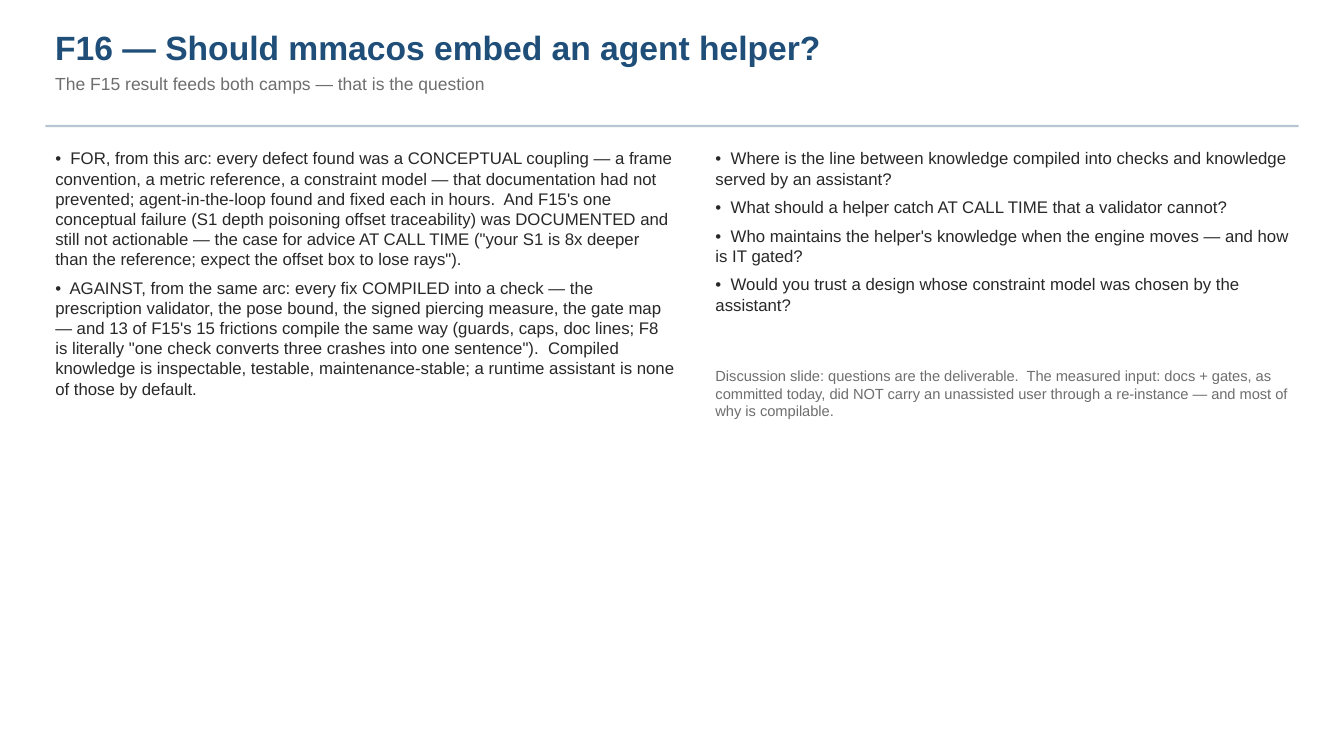
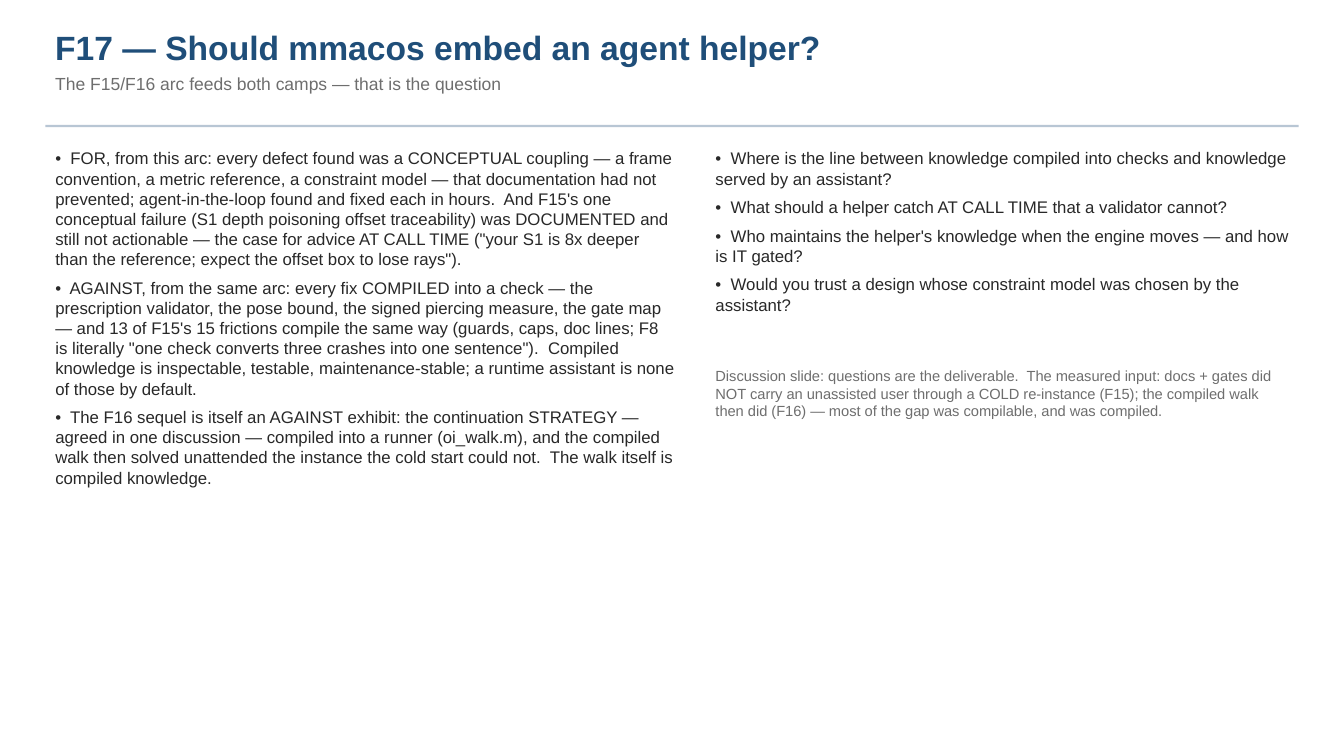
Before and after one commit to nasa-jpl/MACOS_resources, a slide deck: slide 18 of mmacos/challenges/rodgers3/deck_rodgers3_walk.pptx (slide 17 before the commit). Drawn at 1344x756 pixels with LibreOffice and Linux fonts; fonts in the diff are those of the drawing. Boxes give left, top, right and bottom in pixels: in the first picture for what was removed or moved away, otherwise in the second. Text is boxed around its words. In the diff, an @@ line names an element or a change of style, - is before the commit and + after.

```diff
--- a/mmacos/challenges/rodgers3/deck_rodgers3_walk.pptx
+++ b/mmacos/challenges/rodgers3/deck_rodgers3_walk.pptx
@@ text at (55, 35, 820, 94): text changed @@
-F16 — Should mmacos embed an agent helper?
-The F15 result feeds both camps — that is the question
+F17 — Should mmacos embed an agent helper?
+The F15/F16 arc feeds both camps — that is the question
@@ text at (715, 370, 1272, 419): text changed @@
-Discussion slide: questions are the deliverable. The measured input: docs + gates, as committed today, did NOT carry an unassisted user through a re-instance — and most of why is compilable.
+Discussion slide: questions are the deliverable. The measured input: docs + gates did NOT carry an unassisted user through a COLD re-instance (F15); the compiled walk then did (F16) — most of the gap was compilable, and was compiled.
@@ text at (55, 411, 673, 488): paragraph added @@
+• The F16 sequel is itself an AGAINST exhibit: the continuation STRATEGY — agreed in one discussion — compiled into a runner (oi_walk.m), and the compiled walk then solved unattended the instance the cold start could not. The walk itself is compiled knowledge.
```
Also in this commit, not shown: 2 other slides changed, 1 slide added, 6 other files.
